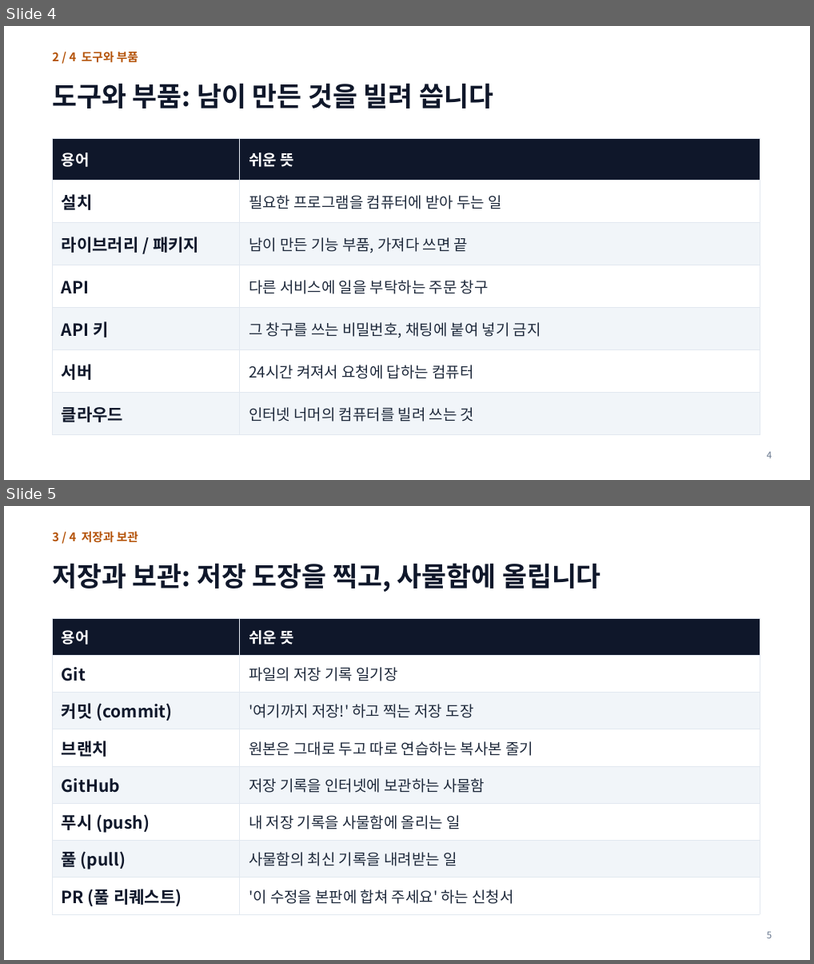
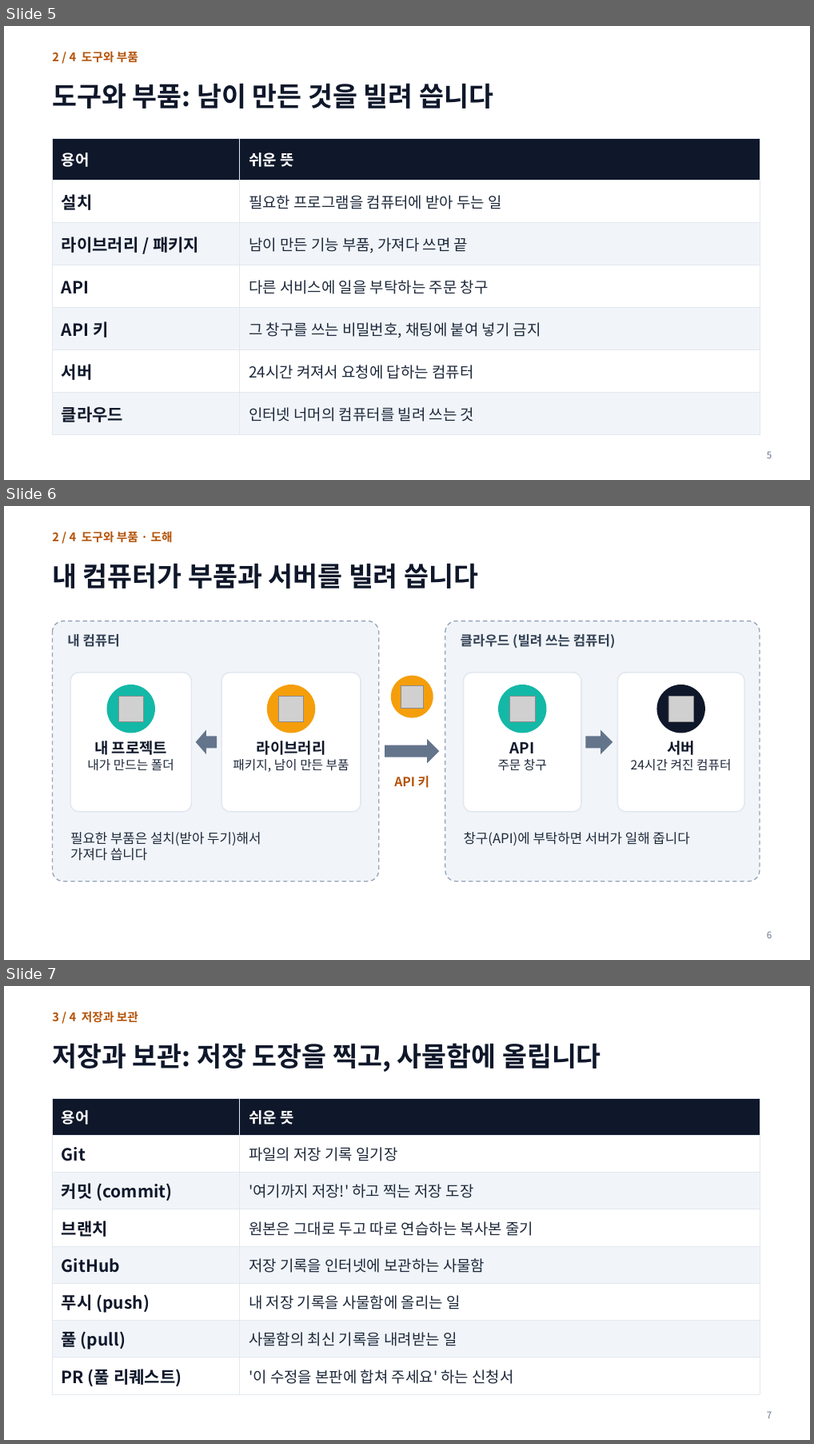
Before and after one commit to jacklee1763/Youtube-Downloader, a slide deck: slides/claude_code_terms.pptx. Shown one above the other, each under a label of ours: slides 4 and 5 before the commit, slides 5, 6 and 7 after it. The pictures are 814x964 and 814x1444 pixels, drawn with LibreOffice and Linux fonts; fonts in the diff are those of the drawing; grey boxes stand for pictures. Boxes give left, top, right and bottom in pixels: in the first picture for what was removed or moved away, otherwise in the second. Text is boxed around its words. In the diff, an @@ line names an element or a change of style, - is before the commit and + after.

```diff
--- a/slides/claude_code_terms.pptx
+++ b/slides/claude_code_terms.pptx
@@ slide 6 added at (4,506,810,960), background #FFFFFF @@
@@ text added at (52,531,173,543), 14 pt, text #B45309, bold @@
+2 / 4 도구와 부품 · 도해
@@ text added at (52,563,478,588), 32 pt, text #0F172A, bold @@
+내 컴퓨터가 부품과 서버를 빌려 씁니다
@@ rounded rectangle added at (52,621,379,881), fill #F1F5F9, outline #94A3B8 1.25 pt dashed @@
@@ rounded rectangle added at (446,621,760,881), fill #F1F5F9, outline #94A3B8 1.25 pt dashed @@
@@ text added at (67,634,120,647), 16 pt, text #334155, bold @@
+내 컴퓨터
@@ text added at (461,634,616,648), 16 pt, text #334155, bold @@
+클라우드 (빌려 쓰는 컴퓨터)
@@ rounded rectangle added at (70,672,191,812), fill #FFFFFF, outline #E2E8F0 1.5 pt @@
@@ rounded rectangle added at (222,672,361,812), fill #FFFFFF, outline #E2E8F0 1.5 pt @@
@@ rounded rectangle added at (464,672,582,812), fill #FFFFFF, outline #E2E8F0 1.5 pt @@
@@ rounded rectangle added at (618,672,745,812), fill #FFFFFF, outline #E2E8F0 1.5 pt @@
@@ ellipse added at (107,684,155,733), fill #14B8A6 @@
@@ picture added at (118,696,144,721) @@
@@ ellipse added at (267,684,315,733), fill #F59E0B @@
@@ picture added at (278,696,304,721) @@
@@ ellipse added at (391,676,434,718), fill #F59E0B @@
@@ picture added at (402,686,423,708) @@
@@ ellipse added at (499,684,547,733), fill #14B8A6 @@
@@ picture added at (510,696,536,721) @@
@@ ellipse added at (658,684,706,733), fill #0F172A @@
@@ picture added at (669,696,694,721) @@
@@ text added at (87,740,174,771), 15 pt, text #1E293B @@
+내 프로젝트
+내가 만드는 폴더
@@ left arrow added at (196,730,217,754), fill #64748B @@
@@ text added at (233,740,350,772), 15 pt, text #1E293B @@
+라이브러리
+패키지, 남이 만든 부품
@@ right arrow added at (385,739,439,763), fill #64748B @@
@@ text added at (498,742,547,771), 15 pt, text #1E293B @@
+API
+주문 창구
@@ right arrow added at (586,730,613,754), fill #64748B @@
@@ text added at (631,740,731,771), 15 pt, text #1E293B @@
+서버
+24시간 켜진 컴퓨터
@@ text added at (394,775,430,788), 15 pt, text #B45309, bold @@
+API 키
@@ text added at (70,832,261,860), 16 pt, text #1E293B @@
+필요한 부품은 설치(받아 두기)해서
+가져다 씁니다
@@ text added at (464,832,690,845), 16 pt, text #1E293B @@
+창구(API)에 부탁하면 서버가 일해 줍니다
@@ page number added at (767,931,772,938), 11 pt, text #64748B @@
+6
@@ what was slide 4 is now slide 5 @@
@@ page number at (767,451,772,458): text changed @@
-4
+5
@@ what was slide 5 is now slide 7 @@
@@ page number at (767,1411,772,1418): text changed @@
-5
+7
```
Also in this commit, not shown: 3 other slides added, 1 slide removed, 1 other file.
